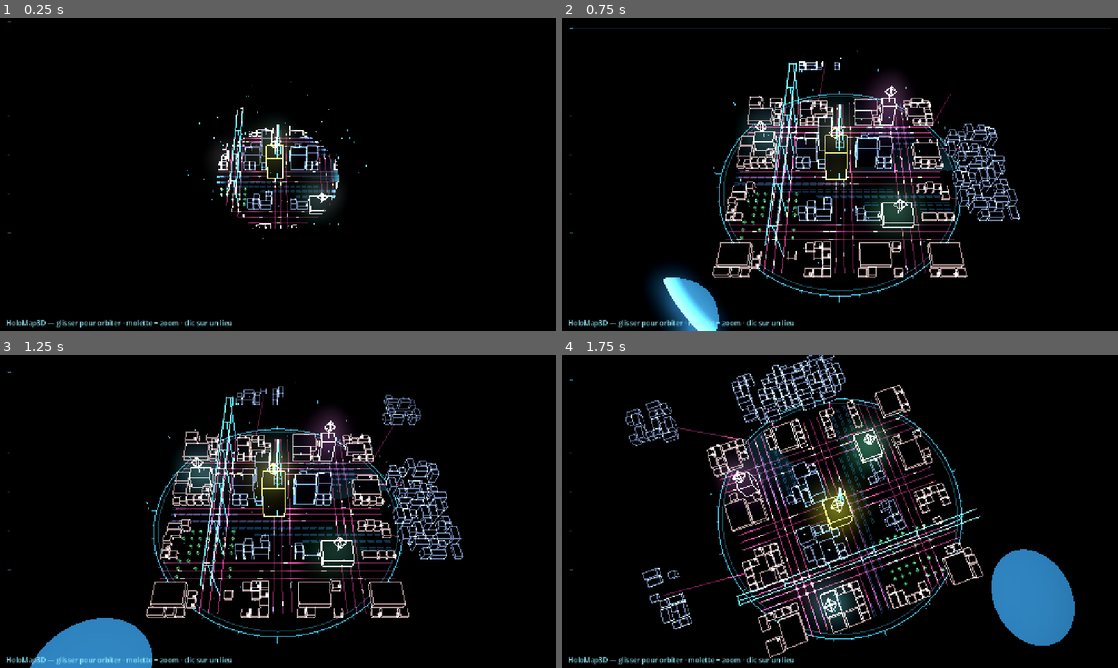
Above: before the commit, frames 1-4 (two rows, left to right).
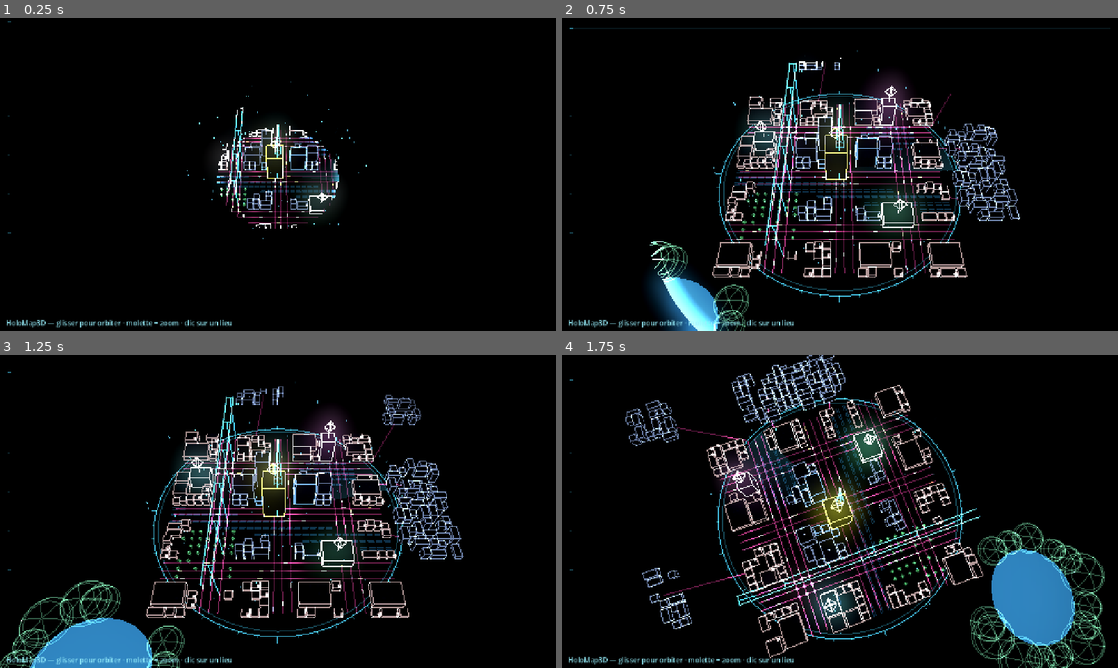
Above: after the commit, the same moments.

Repository: Rhend/Reliquary
Game: Godot game, scene res://scenes/holomap3d/holo_map_3d.tscn
Same seed, same stepped clock (60 frames per second), same inputs: the game is played once before the commit and once after it. This scene is started directly instead of the project's main scene.
Inputs (mouse positions are in pixels of both pictures, inside the frame that each line leads up to):
- Up to frame 1 (0.25 s): no input
- Up to frame 2 (0.75 s): tap Enter at 0.5, 0.6 s; move the mouse to (962, 158) at 0.52 s; hold Right from 0.53 s (still down); click (962, 158) at 0.67 s
- Up to frame 3 (1.25 s): keep holding Right; tap Space (ui_select) at 0.77 s
- Up to frame 4 (1.75 s): release Right at 1.25 s; drag from (728, 527) to (812, 574) at 1.27 s

Frame 1 is identical in both runs. In frame 2, 0.6% of the frame differs, in the area x 15-34%, y 71-100%; in frame 3, 1.3%; in frame 4, 2.3%, in the area x 73-98%, y 53-100%.

Commit message:
feat(holomap3d): collines en couronne autour du lac (hors ville)
Dômes wireframe (cercles de latitude + méridiens, teinte terrain) disposés sur
la rive du lac satellite. Culling de tout dôme qui mordrait le carré de la ville
(_chevauche_ville) → reliefs sur les rives extérieures, côté ville laissé nu.

Co-Authored-By: Claude Opus 4.8 <noreply@anthropic.com>

Diff:
--- a/scenes/holomap3d/HoloMap3D.gd
+++ b/scenes/holomap3d/HoloMap3D.gd
@@ -836,7 +836,13 @@
 		_monde.add_child(mir)
 	# Lac au coin sud-ouest (nappe pleine bleue, calée contre le coin mais
 	# entièrement hors du carré → la ville borde l'eau sans la chevaucher).
-	_build_lac_ext(Vector2(-5.0, grille + 4.5), 6.0, 5.0)
+	var lac_centre := Vector2(-5.0, grille + 4.5)
+	var lac_rx := 6.0
+	var lac_ry := 5.0
+	_build_lac_ext(lac_centre, lac_rx, lac_ry)
+	# Collines tout autour du lac (dômes wireframe), sauf là où elles mordraient
+	# la ville (côté ville culé).
+	_build_collines(lac_centre, lac_rx, lac_ry, rng)
 
 # Remplit un rect (cellules) de petits bâtiments épars (faubourg). Renvoie
 # [nb arêtes, nb faces] pour que l'appelant sache si les meshes sont non vides.
@@ -913,6 +919,54 @@
 		prev = cur
 	_ajouter_mesh(HoloMesh3D.commit(se, ne), "LacExt", _mat_lac)
 
+# Collines : dômes wireframe disposés en couronne AUTOUR du lac (sur la rive),
+# avec culling de tout dôme qui mordrait la ville carrée → reliefs uniquement
+# sur les rives extérieures du lac (le côté ville reste sans collines).
+func _build_collines(lac_centre: Vector2, lac_rx: float, lac_ry: float, rng: RandomNumberGenerator) -> void:
+	var s := HoloMesh3D.st()
+	var n := 0
+	var col := Color(0.30, 0.52, 0.40)   # teinte terrain (vert sourd, distinct du bâti)
+	var nb := 16
+	for i in nb:
+		var a := TAU * float(i) / float(nb) + rng.randf_range(-0.14, 0.14)
+		var rh := rng.randf_range(1.4, 2.9)             # rayon de colline (cellules)
+		# Anneau elliptique calé sur la rive (juste au-delà du bord du lac).
+		var hx := lac_centre.x + cos(a) * (lac_rx + rh * 0.8)
+		var hy := lac_centre.y + sin(a) * (lac_ry + rh * 0.8)
+		if _chevauche_ville(hx, hy, rh + 0.6):
+			continue   # collerait à la ville → on saute (côté ville sans relief)
+		var centre := _world(hx, hy, 0.0)
+		var ht := unite_maison * rng.randf_range(2.0, 4.5)
+		n += _dome(s, centre, rh * taille_cellule, ht, col, 2, 6)
+	_ajouter_mesh(HoloMesh3D.commit(s, n), "Collines", _mat_ambiance)
+
+# Dôme wireframe (colline) : `anneaux` cercles de latitude (profil hémisphérique)
+# + cercle de base + `meridiens` arcs verticaux jusqu'au sommet. Renvoie le nb d'arêtes.
+func _dome(s: SurfaceTool, c: Vector3, r: float, h: float, col: Color, anneaux: int, meridiens: int) -> int:
+	var n := 0
+	n += HoloMesh3D.circle(s, c, r, col, 24)
+	for k in range(1, anneaux + 1):
+		var t := float(k) / float(anneaux + 1)
+		n += HoloMesh3D.circle(s, c + Vector3(0, h * t, 0), r * sqrt(maxf(0.0, 1.0 - t * t)), col, 20)
+	for m in meridiens:
+		var ang := TAU * float(m) / float(meridiens)
+		var dir := Vector3(cos(ang), 0, sin(ang))
+		var prev := c + dir * r
+		var pas := 6
+		for i in range(1, pas + 1):
+			var t := float(i) / float(pas)
+			var cur := c + dir * (r * sqrt(maxf(0.0, 1.0 - t * t))) + Vector3(0, h * t, 0)
+			n += HoloMesh3D.line(s, prev, cur, col)
+			prev = cur
+	return n
+
+# Un disque (centre cellule cx,cy ; rayon r en cellules) mord-il la ville carrée
+# [−0.5, grille−0.5]² (emprise des bâtiments) ?
+func _chevauche_ville(cx: float, cy: float, r: float) -> bool:
+	var nx := clampf(cx, -0.5, float(grille) - 0.5)
+	var ny := clampf(cy, -0.5, float(grille) - 0.5)
+	return Vector2(cx - nx, cy - ny).length() < r
+
 # Premier gabarit (ordre aléatoire) dont l'emprise tient ici (pas de route /
 # décor / occupé / hors-grille sous l'empreinte).
 func _gabarit_rentre(x: int, y: int, occ: Dictionary, rng: RandomNumberGenerator, zone: int) -> HoloGabarit:
